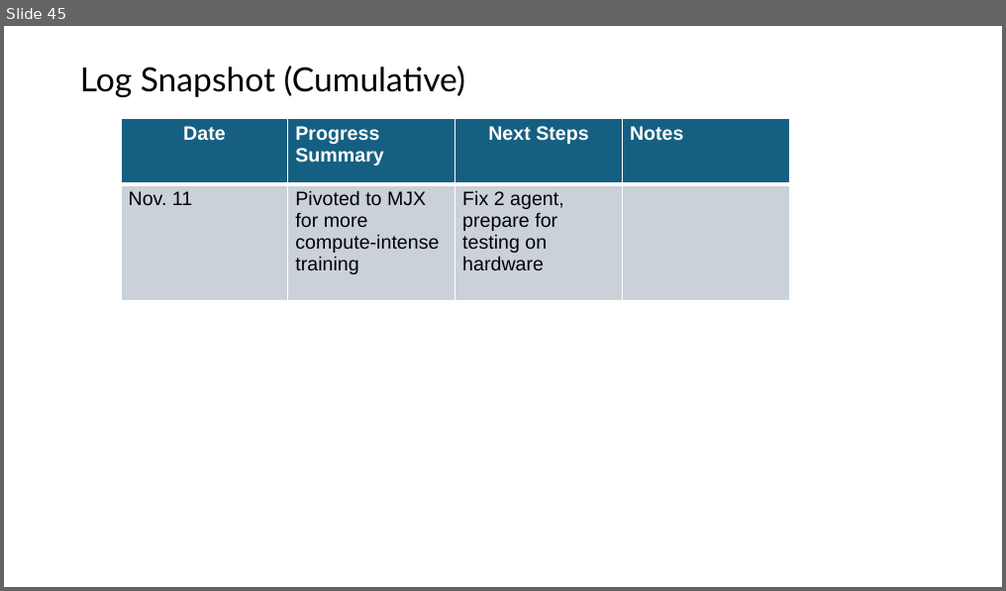
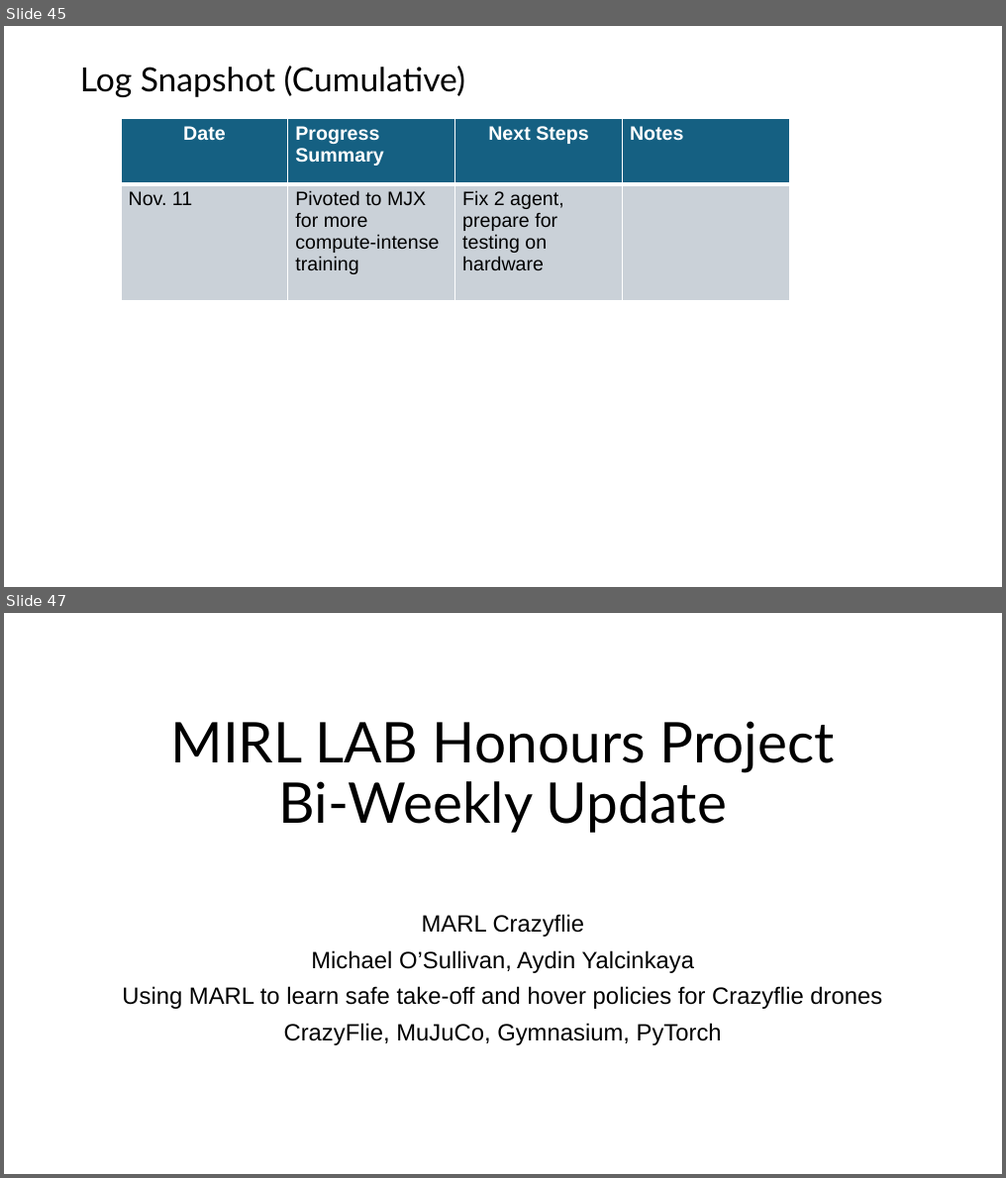
Before and after one commit to shazia-dewan/multi-agentCrazyflieLift, a slide deck: docs/MIRL LAB Honours Project Bi-Weekly Update.pptx. Shown one above the other, each under a label of ours: slide 45 before the commit, slides 45 and 47 after it; the slides between them are not shown. The pictures are 1006x591 and 1006x1178 pixels, drawn with LibreOffice and Linux fonts; fonts in the diff are those of the drawing. Boxes give left, top, right and bottom in pixels: in the first picture for what was removed or moved away, otherwise in the second. Text is boxed around its words. In the diff, an @@ line names an element or a change of style, - is before the commit and + after.

```diff
--- a/docs/MIRL LAB Honours Project Bi-Weekly Update.pptx
+++ b/docs/MIRL LAB Honours Project Bi-Weekly Update.pptx
@@ slide 47 added at (4, 613, 1002, 1174), background #FFFFFF @@
@@ title added at (170, 721, 835, 833), 40.5 pt, text #000000 @@
+MIRL LAB Honours Project Bi-Weekly Update
@@ subtitle added at (122, 914, 882, 1046), 17 pt, text #000000 @@
+MARL Crazyflie
+Michael O’Sullivan, Aydin Yalcinkaya
+Using MARL to learn safe take-off and hover policies for Crazyflie drones
+CrazyFlie, MuJuCo, Gymnasium, PyTorch
```
Also in this commit, not shown: 9 other slides added, 3 other files.
